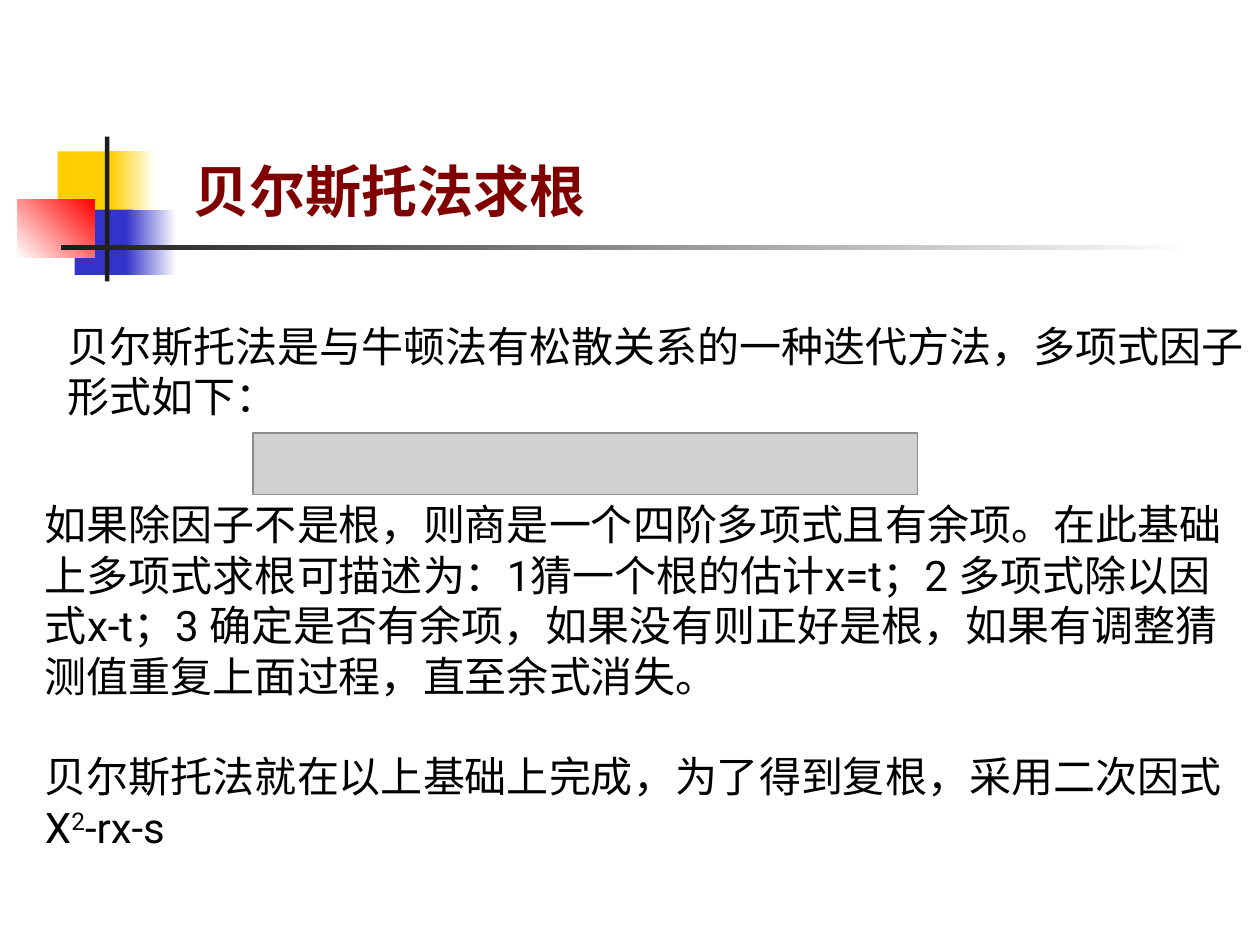
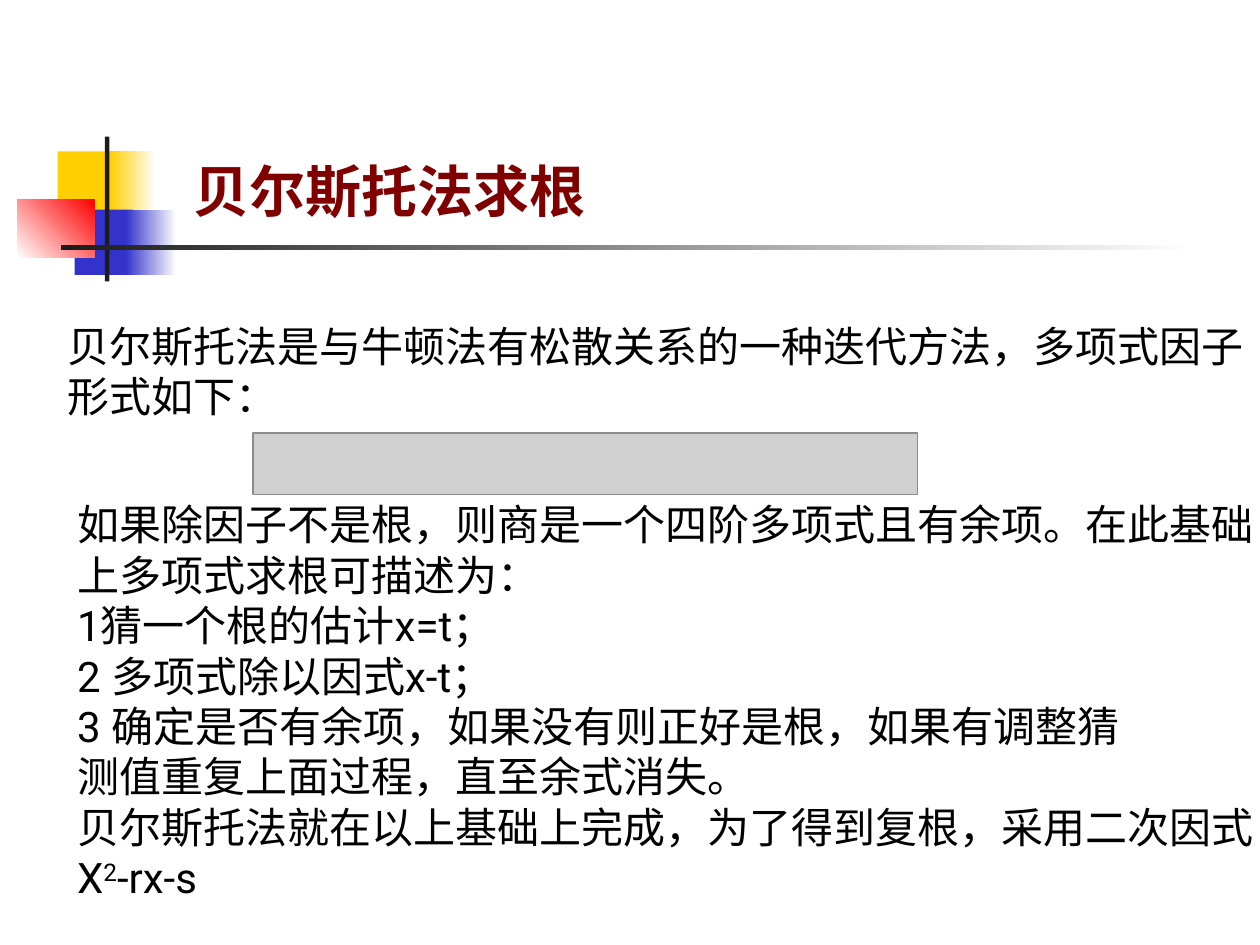
Before and after one commit to shencang/pythonPractice, a slide deck: slide 17 of 课程作业/数值分析/数值分析课件/第07讲.PPT. Drawn at 1260x945 pixels with LibreOffice and Linux fonts; fonts in the diff are those of the drawing; grey boxes stand for pictures. Boxes give left, top, right and bottom in pixels: in the first picture for what was removed or moved away, otherwise in the second. Text is boxed around its words. In the diff, an @@ line names an element or a change of style, - is before the commit and + after.

```diff
--- a/课程作业/数值分析/数值分析课件/第07讲.PPT
+++ b/课程作业/数值分析/数值分析课件/第07讲.PPT
@@ text "如果除因子不是根，则商是一个四阶多项式且有余项。在此基础": place and size @@
-text "如果除因子不是根，则商是一个四阶多项式且有余项。在此基础" at (45, 504, 1221, 844)
+text "如果除因子不是根，则商是一个四阶多项式且有余项。在此基础" at (77, 504, 1253, 894)
@@ text at (77, 555, 1119, 747): text changed @@
-上多项式求根可描述为：1猜一个根的估计x=t；2 多项式除以因
-式x-t；3 确定是否有余项，如果没有则正好是根，如果有调整猜
+上多项式求根可描述为：
+1猜一个根的估计x=t；
+2 多项式除以因式x-t；
+3 确定是否有余项，如果没有则正好是根，如果有调整猜
```
Also in this commit, not shown: 3 other slides changed, 2 other files.
